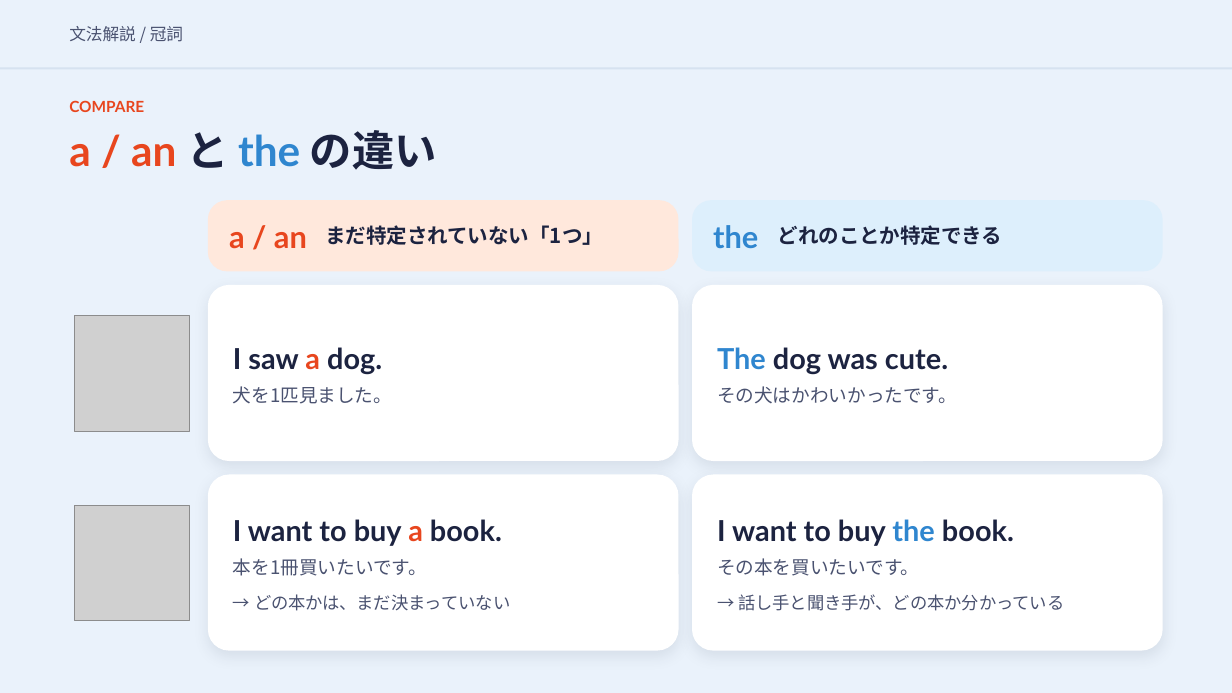
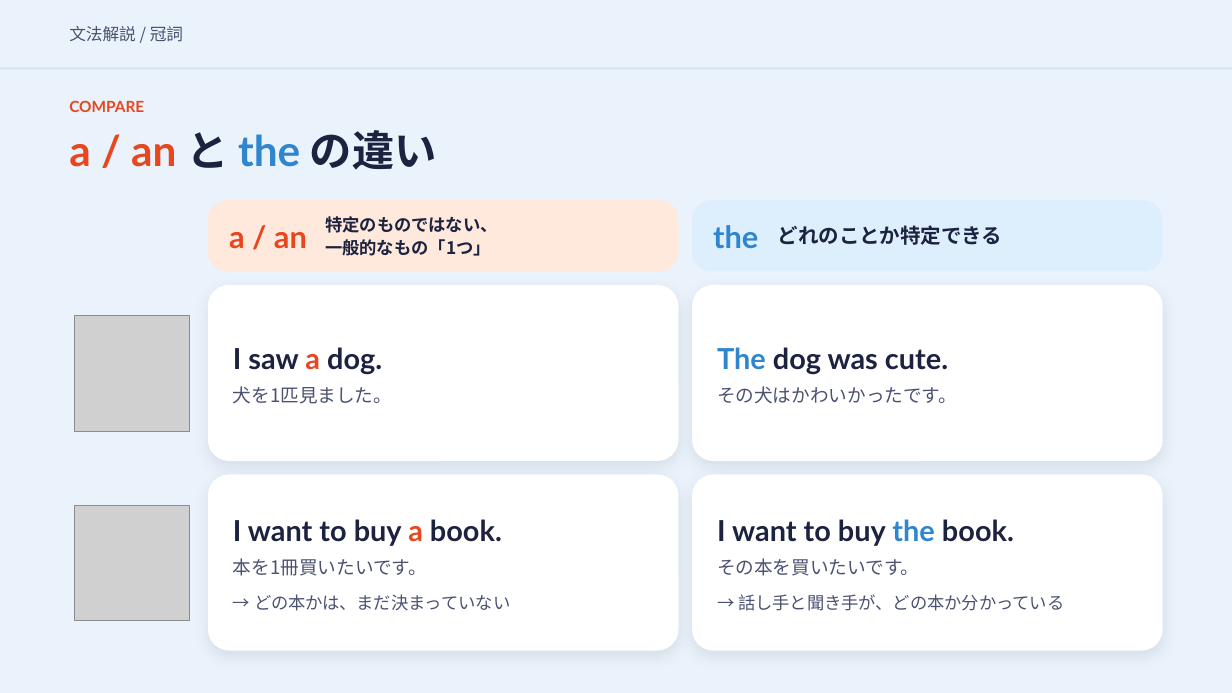
Before and after one commit to hinakajisaki-dev/hina-english, a slide deck: slide 13 of matome/a-the/a-the-slides.pptx. Drawn at 1232x693 pixels with LibreOffice and Linux fonts; fonts in the diff are those of the drawing; grey boxes stand for pictures. Boxes give left, top, right and bottom in pixels: in the first picture for what was removed or moved away, otherwise in the second. Text is boxed around its words. In the diff, an @@ line names an element or a change of style, - is before the commit and + after.

```diff
--- a/matome/a-the/a-the-slides.pptx
+++ b/matome/a-the/a-the-slides.pptx
@@ text removed at (x1=325, y1=225, x2=603, y2=245) @@
-まだ特定されていない「1つ」
@@ text added at (x1=325, y1=216, x2=497, y2=233), 13.5 pt, text #1C2340, bold @@
+特定のものではない、
@@ text added at (x1=325, y1=239, x2=490, y2=256), 13.5 pt, text #1C2340, bold @@
+一般的なもの「1つ」
```
Also in this commit, not shown: 9 other slides changed, 4 other files.
